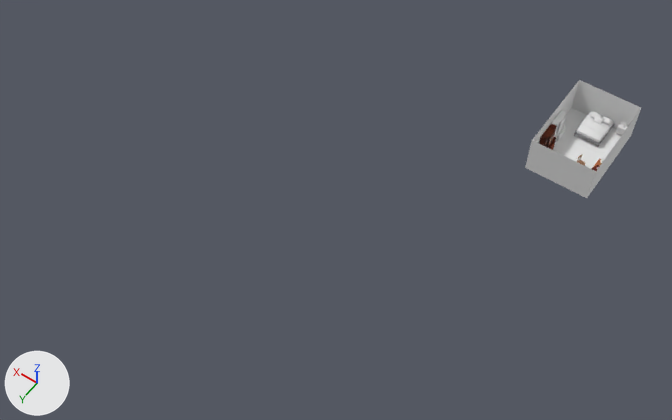
Renders of the glTF model assets/levels/start_3.glb from each side of a commit.
Both versions are drawn from a 50 mm lens placed at (-24.4, 96.4, 104.3), pointed at (21.7, 32.0, 3.0). The axes (+X, +Y, +Z) are drawn at lower left. The lights are the same throughout. The first picture is the older version. Where no turn or scale is listed for an object, it has been applied to the vertices.

The first picture shows 'back_wall', 'floor', 'front_left_wall', 'front_right_wall', 'left_wall' and 13 more.
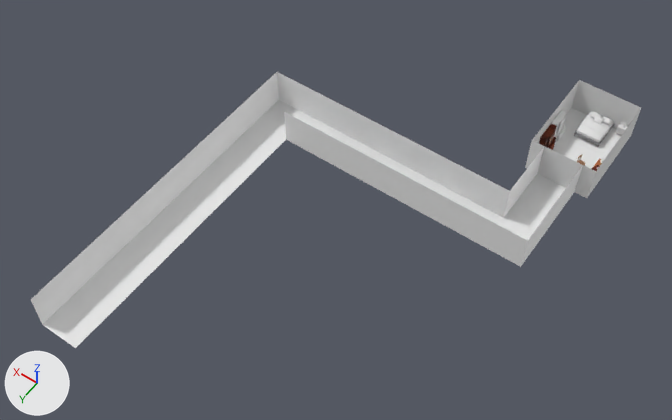
Commit message: added coridor

The change, as a diff of the scene's bpy script:
```diff
--- a/assets/levels/start_3.glb.py
+++ b/assets/levels/start_3.glb.py
@@ me_mesh_34 @@
+me_mesh_34.from_pydata([(0.0, 25.0, 3.0), (0.0, -25.0, 3.0), (0.0, 25.0, -3.0), (0.0, -25.0, -3.0)], [], [(0, 2, 1), (2, 3, 1)])
+me_mesh_34.materials.append(mat_material_32)  # white #ffffff
@@ me_mesh_32 @@
+me_mesh_32.from_pydata([(20.0, 0.0, 3.0), (-20.0, 0.0, 3.0), (20.0, 0.0, -3.0), (-20.0, 0.0, -3.0)], [], [(0, 2, 1), (2, 3, 1)])
+me_mesh_32.materials.append(mat_material_30)  # white #ffffff
@@ me_mesh_31 @@
+me_mesh_31.from_pydata([(-20.0, 0.0, 3.0), (20.0, 0.0, 3.0), (-20.0, 0.0, -3.0), (20.0, 0.0, -3.0)], [], [(0, 2, 1), (2, 3, 1)])
+me_mesh_31.materials.append(mat_material_29)  # white #ffffff
@@ me_mesh_29 @@
+me_mesh_29.from_pydata([(0.0, -8.0, 3.0), (0.0, 8.0, 3.0), (0.0, -8.0, -3.0), (0.0, 8.0, -3.0)], [], [(0, 2, 1), (2, 3, 1)])
+me_mesh_29.materials.append(mat_material_27)  # white #ffffff
@@ me_mesh_28 @@
+me_mesh_28.from_pydata([(0.0, 5.0, 3.0), (0.0, -5.0, 3.0), (0.0, 5.0, -3.0), (0.0, -5.0, -3.0)], [], [(0, 2, 1), (2, 3, 1)])
+me_mesh_28.materials.append(mat_material_26)  # white #ffffff
@@ ob_plane_004 @@
+ob_plane_004 = bpy.data.objects.new('Plane.004', me_mesh_35)  # 315 vertices, 528 faces; spans x -3.0..3.0, y -22.0..22.0, z 0.0; in mat_material_33 (its picture is missing)
+ob_plane_004.location = (40.0, 45.5, 0.0)
@@ ob_plane_003 @@
+ob_plane_003 = bpy.data.objects.new('Plane.003', me_mesh_34)
+ob_plane_003.location = (43.0, 42.5, 3.0)
@@ ob_plane_002 @@
+ob_plane_002 = bpy.data.objects.new('Plane.002', me_mesh_33)  # 287 vertices, 480 faces; spans x -20.0..20.0, y -3.0..3.0, z 0.0; in mat_material_31 (its picture is missing)
+ob_plane_002.location = (23.0, 20.5, 0.0)
@@ ob_plane_001 @@
+ob_plane_001 = bpy.data.objects.new('Plane.001', me_mesh_32)
+ob_plane_001.location = (23.0, 17.5, 3.0)
@@ ob_plane @@
+ob_plane = bpy.data.objects.new('Plane', me_mesh_31)
+ob_plane.location = (17.0, 23.5, 3.0)
@@ ob_starting_coridor_floor @@
+ob_starting_coridor_floor = bpy.data.objects.new('starting_coridor_floor', me_mesh_30)  # 119 vertices, 192 faces; spans x -3.0..3.0, y -8.0..8.0, z 0.0; in mat_material_28 (its picture is missing)
+ob_starting_coridor_floor.location = (0.0, 15.5, 0.0)
@@ ob_starting_coridor_left_wall @@
+ob_starting_coridor_left_wall = bpy.data.objects.new('starting_coridor_left_wall', me_mesh_29)
+ob_starting_coridor_left_wall.location = (-3.0, 15.5, 3.0)
@@ ob_starting_coridor_right_wall @@
+ob_starting_coridor_right_wall = bpy.data.objects.new('starting_coridor_right_wall', me_mesh_28)
+ob_starting_coridor_right_wall.location = (3.0, 12.5, 3.0)
```

What differs and where, as boxes (x1, y1, x2, y2) in the pictures (672 x 420 px):
'Plane.004', added
    after: (43, 123, 286, 348)
'Plane.003', added
    after: (31, 72, 279, 325)
'Plane', added
    after: (284, 112, 528, 267)
'Plane.001', added
    after: (277, 72, 510, 218)
'Plane.002', added
    after: (255, 100, 503, 225)
'starting_coridor_floor', added
    after: (499, 174, 566, 240)
'starting_coridor_left_wall', added
    after: (521, 166, 583, 266)
'starting_coridor_right_wall', added
    after: (504, 147, 544, 217)
